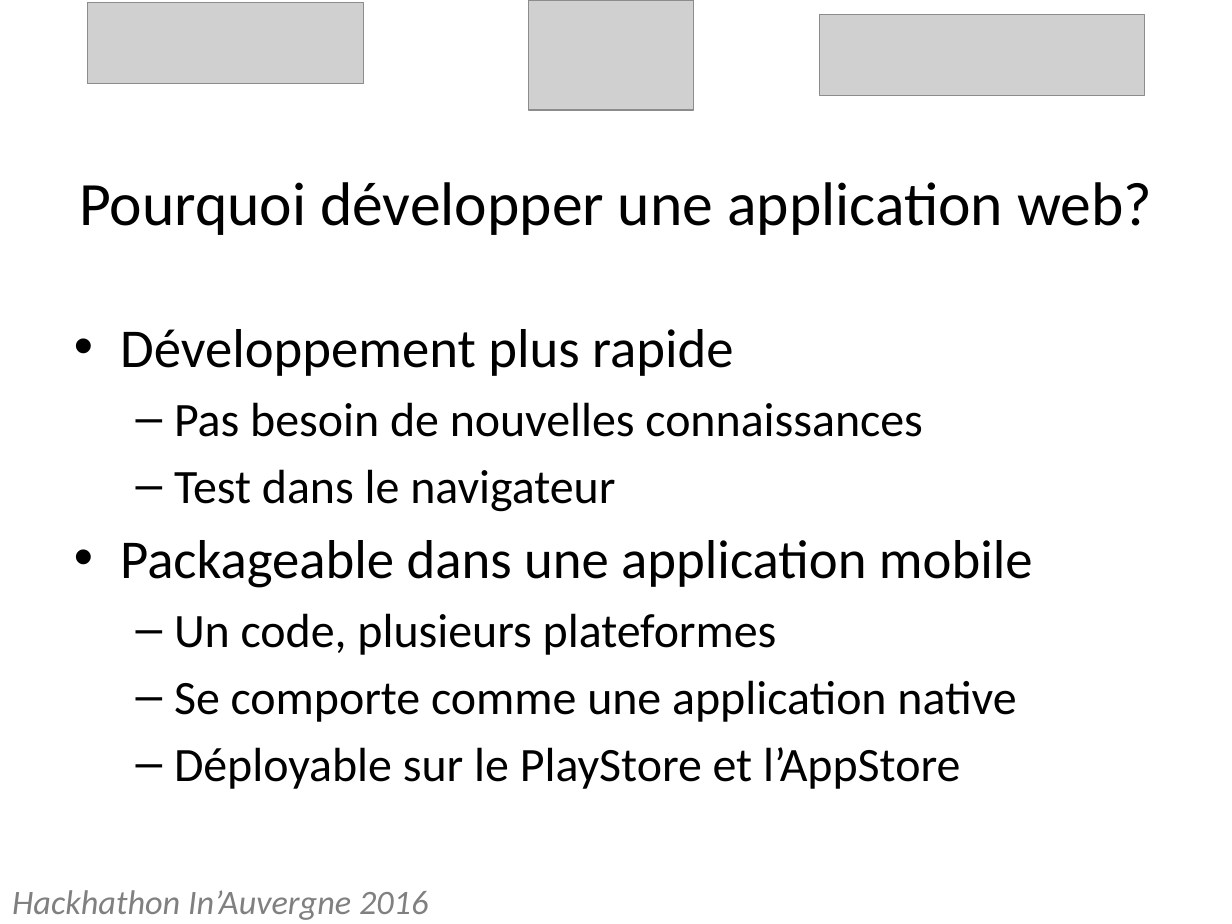
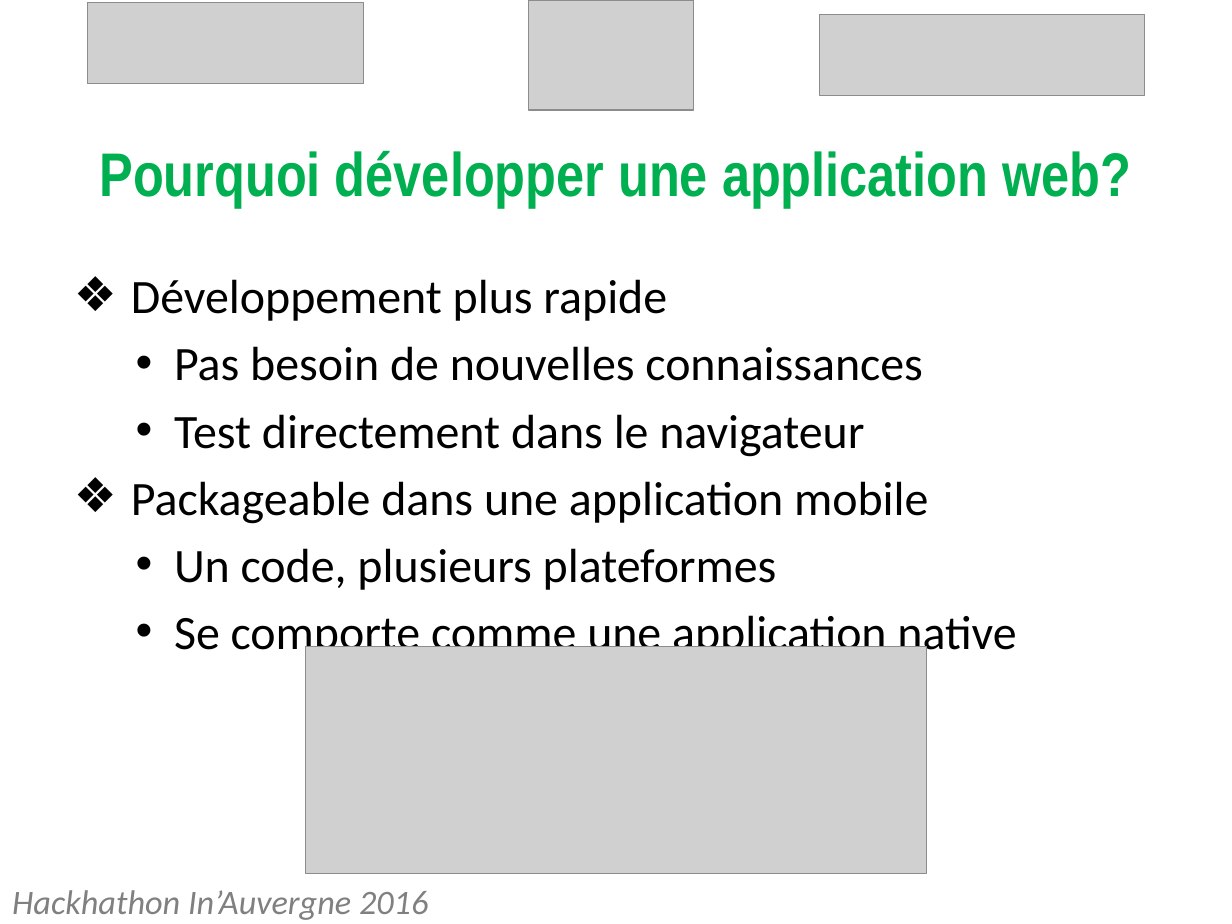
Before and after one commit to JulienUsson/hackathon-BtoCycle, a slide deck: slide 4 of Présentation.pptx. Drawn at 1232x924 pixels with LibreOffice and Linux fonts; fonts in the diff are those of the drawing; grey boxes stand for pictures. Boxes give left, top, right and bottom in pixels: in the first picture for what was removed or moved away, otherwise in the second. Text is boxed around its words. In the diff, an @@ line names an element or a change of style, - is before the commit and + after.

```diff
--- a/Présentation.pptx
+++ b/Présentation.pptx
@@ title "Pourquoi développer une application web?": place and size @@
-title "Pourquoi développer une application web?" at [79, 182, 1152, 235]
+title "Pourquoi développer une application web?" at [99, 150, 1131, 207]
@@ title "Pourquoi développer une application web?" at [99, 150, 1131, 207]: font Calibri to Arial Narrow, text colour #000000 to #00B050, bold on @@
@@ text "Développement plus rapide": place and size @@
-text "Développement plus rapide" at [120, 329, 1033, 789]
+text "Développement plus rapide" at [131, 279, 1016, 661]
@@ text at [131, 279, 1016, 661]: size 32 to 28 pt in "Développement plus rapide", "Packageable dans une application mobile"; bullet • to ❖; bullet – to • @@
@@ text at [174, 414, 864, 457]: text changed @@
-  – Test dans le navigateur
+  • Test directement dans le navigateur
@@ picture added at [306, 647, 925, 875] @@
@@ text at [174, 747, 960, 789]: paragraph removed @@
-  – Déployable sur le PlayStore et l’AppStore
```
Also in this commit, not shown: 4 other slides changed.
